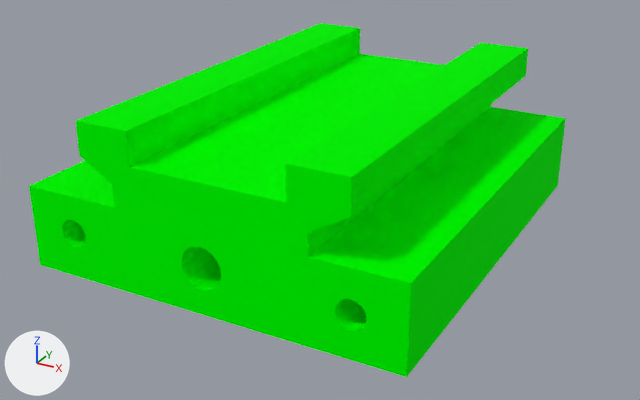
What one commit did to the glTF model website/gltf/Roth_3.gltf.
One viewpoint serves both versions: a 50 mm lens placed at (0.298, -0.547, 0.291), pointed at (0.004, -0.014, 0.024). Every picture has the same lights, and +X, +Y and +Z are marked at lower left. The first picture is the older version. Where no turn or scale is listed for an object, it has been applied to the vertices.

Objects in the first picture: 'winder_crosscarriage0'.
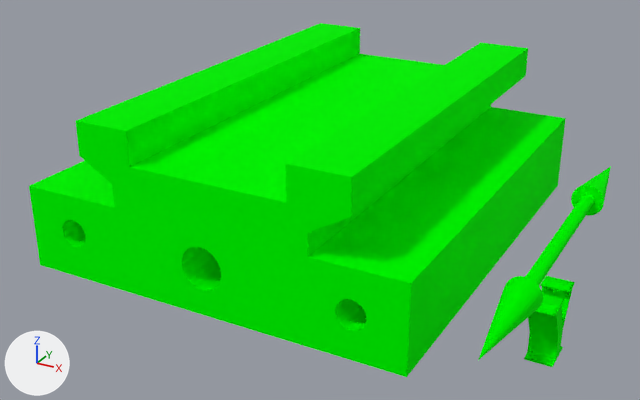
The change in detail:
Material 'mat_0.001' (mat_mat_0_001) is new.
Its base color is (0.0, 1.0, 0.0) (green #00ff00).
Its metallic is 1.0.
Its roughness is 1.0.
Mesh me_y is new.
It has 420 vertices, 836 faces and spans x -0.01..0.01, y 0.0006..0.0514, z 0.0..0.0479.
It uses material mat_mat_0_022 (green #00ff00).
Mesh me_конус1_001 is new.
It is a 32-sided cone pointing to -y spanning x -0.012..0.012, y -0.04..0.04, z -0.012..0.012.
It uses material mat_mat_0_001 (green #00ff00).
Mesh me_конус1 is new.
It is a 32-sided cone pointing to +y spanning x -0.012..0.012, y -0.04..0.04, z -0.012..0.012.
It uses material mat_mat_0_022 (green #00ff00).
Mesh me_цилиндр is new.
It has 64 vertices, 124 faces and spans x -0.005..0.005, y -0.12..0.12, z -0.005..0.005.
It uses material mat_mat_0_022 (green #00ff00).
Object 'Y' (ob_y) is new; it shows me_y.
Its location is (0.18, -0.032, -0.06).
Object 'Конус.001' (ob_конус_001) is new; it shows me_конус1_001.
Its location is (0.18, -0.12, 0.025).
Object 'Конус' (ob_конус) is new; it shows me_конус1.
Its location is (0.18, 0.12, 0.025).
Object 'Цилиндр' (ob_цилиндр) is new; it shows me_цилиндр.
Its location is (0.18, 0.0, 0.025).

Pixel boxes [x1, y1, x2, y2] of what changed, in the pictures (640 x 400 px):
'Y', added (green)
    after: [524, 276, 575, 367]
'Конус.001', added (green)
    after: [478, 276, 543, 360]
'Цилиндр', added (green)
    after: [525, 194, 594, 286]
'Конус', added (green)
    after: [571, 166, 611, 216]
